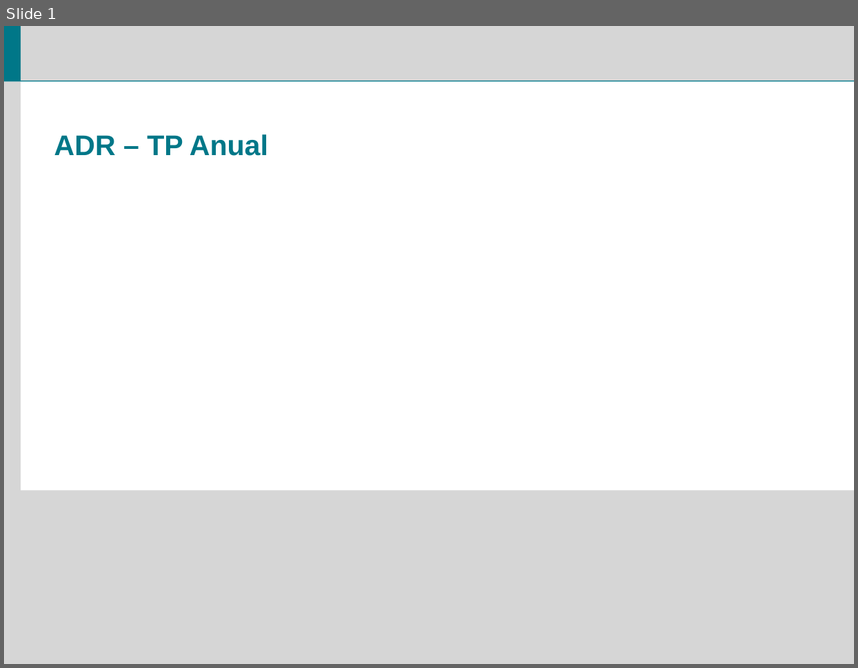
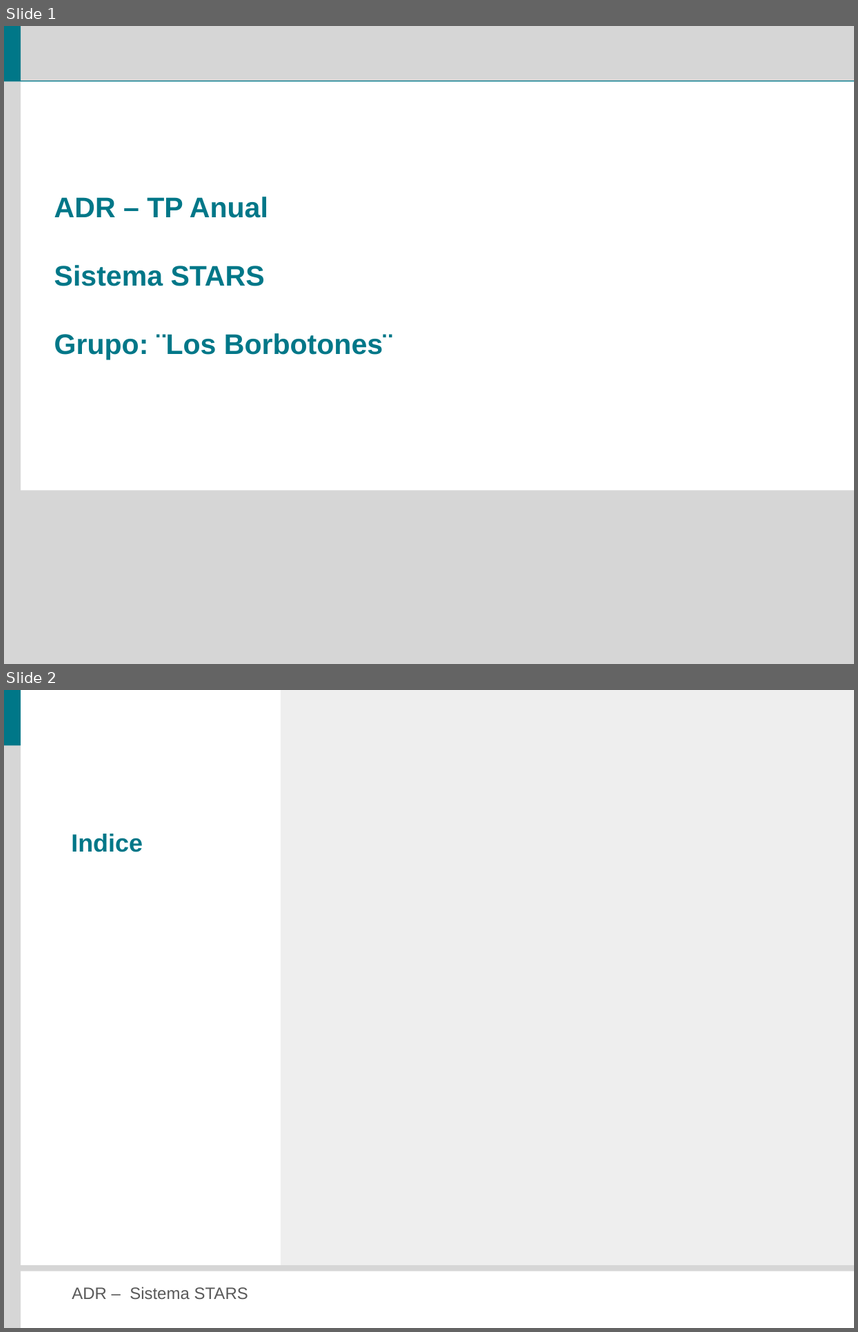
Before and after one commit to veritoreinoso/adr-2010, a slide deck: Presentacion.pptx. Shown one above the other, each under a label of ours: slide 1 before the commit, slides 1 and 2 after it. The pictures are 858x668 and 858x1332 pixels, drawn with LibreOffice and Linux fonts; fonts in the diff are those of the drawing. Boxes give left, top, right and bottom in pixels: in the first picture for what was removed or moved away, otherwise in the second. Text is boxed around its words. In the diff, an @@ line names an element or a change of style, - is before the commit and + after.

```diff
--- a/Presentacion.pptx
+++ b/Presentacion.pptx
@@ slide 2 added at (4,690,854,1328), background #FFFFFF; not listed: 1 template element that a slide beside it also shows @@
@@ rectangle added at (281,690,854,1268), fill #EEEEEE @@
@@ rectangle added at (4,745,21,1328), fill #D6D6D6 @@
@@ text added at (71,834,143,852), 21 pt, text #007788, bold @@
+Indice
@@ rectangle added at (18,1265,854,1270), fill #D6D6D6 @@
@@ text added at (72,1286,248,1299), 14 pt, text #595959 @@
+ADR – Sistema STARS
@@ slide 1 changed as well @@
@@ text at (54,265,392,359): paragraphs added @@
+Sistema STARS
+Grupo: ¨Los Borbotones¨
```
Also in this commit, not shown: 31 other slides changed, 1 slide removed.
